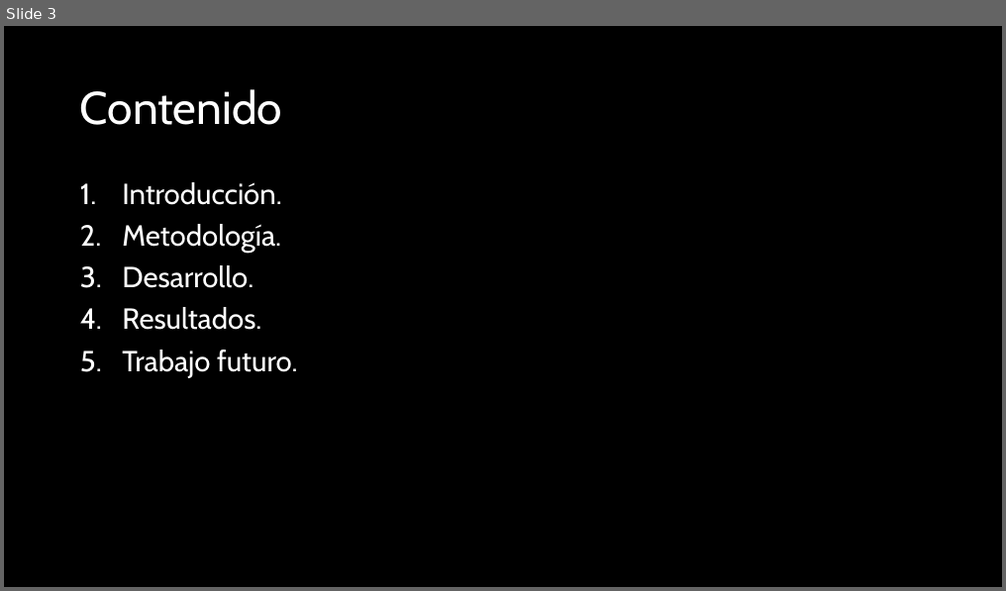
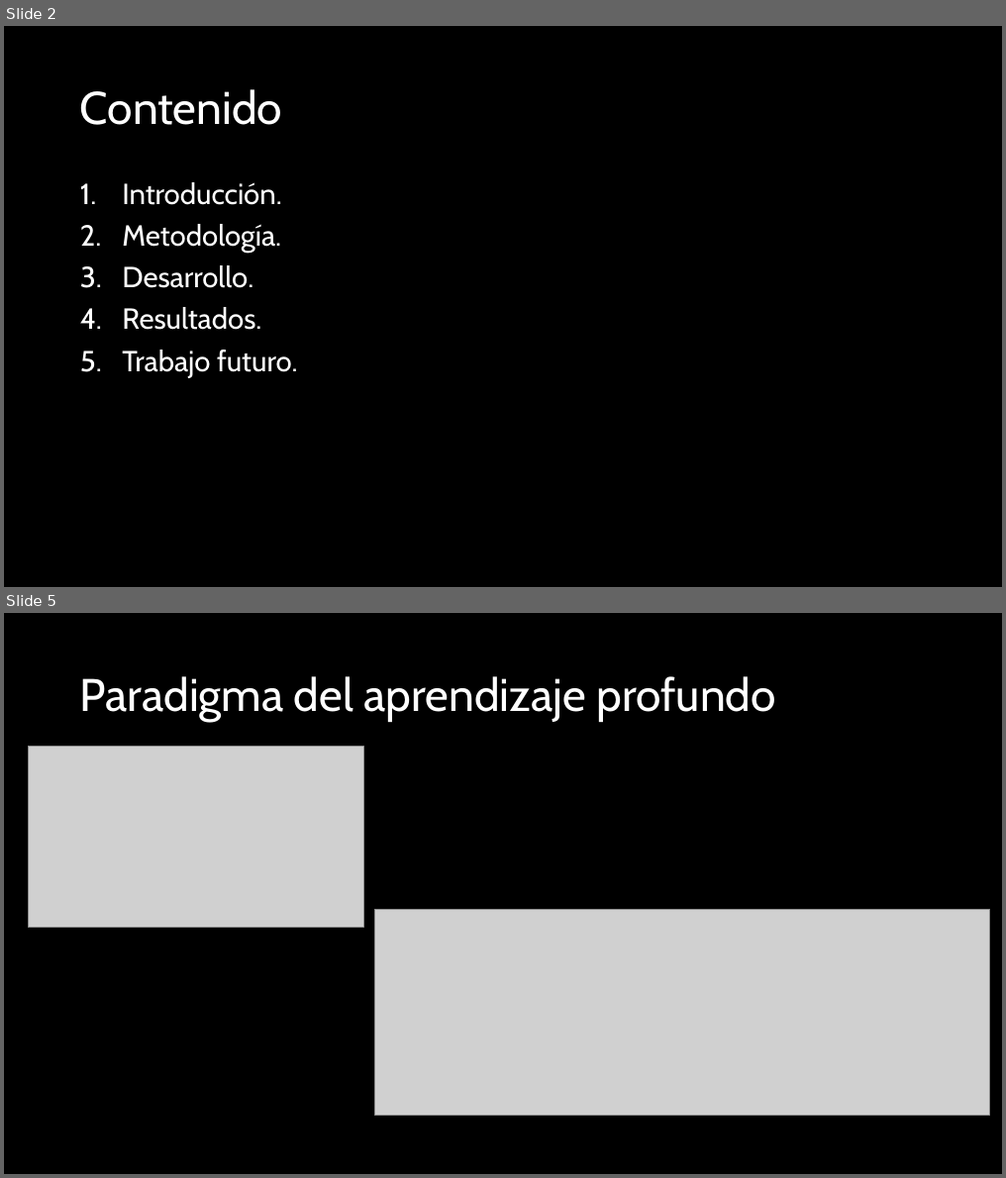
Before and after one commit to adanantonio07A/aprenProfTest, a slide deck: presentation/Introducción al aprendizaje profundo.pptx. Shown one above the other, each under a label of ours: slide 3 before the commit, slides 2 and 5 after it; the slides between them are not shown. The pictures are 1006x591 and 1006x1178 pixels, drawn with LibreOffice and Linux fonts; fonts in the diff are those of the drawing; grey boxes stand for pictures. Boxes give left, top, right and bottom in pixels: in the first picture for what was removed or moved away, otherwise in the second. Text is boxed around its words. In the diff, an @@ line names an element or a change of style, - is before the commit and + after.

```diff
--- a/presentation/Introducción al aprendizaje profundo.pptx
+++ b/presentation/Introducción al aprendizaje profundo.pptx
@@ slide 5 added at <box>4,613,1002,1174</box>, background #000000 @@
@@ title added at <box>80,676,776,722</box>, 44 pt, text #FFFFFF @@
+Paradigma del aprendizaje profundo
@@ picture added at <box>28,747,363,928</box> @@
@@ picture added at <box>374,909,989,1116</box> @@
@@ what was slide 3 is now slide 2 @@
```
Also in this commit, not shown: 3 slides changed, 14 other slides added, 1 slide removed.
